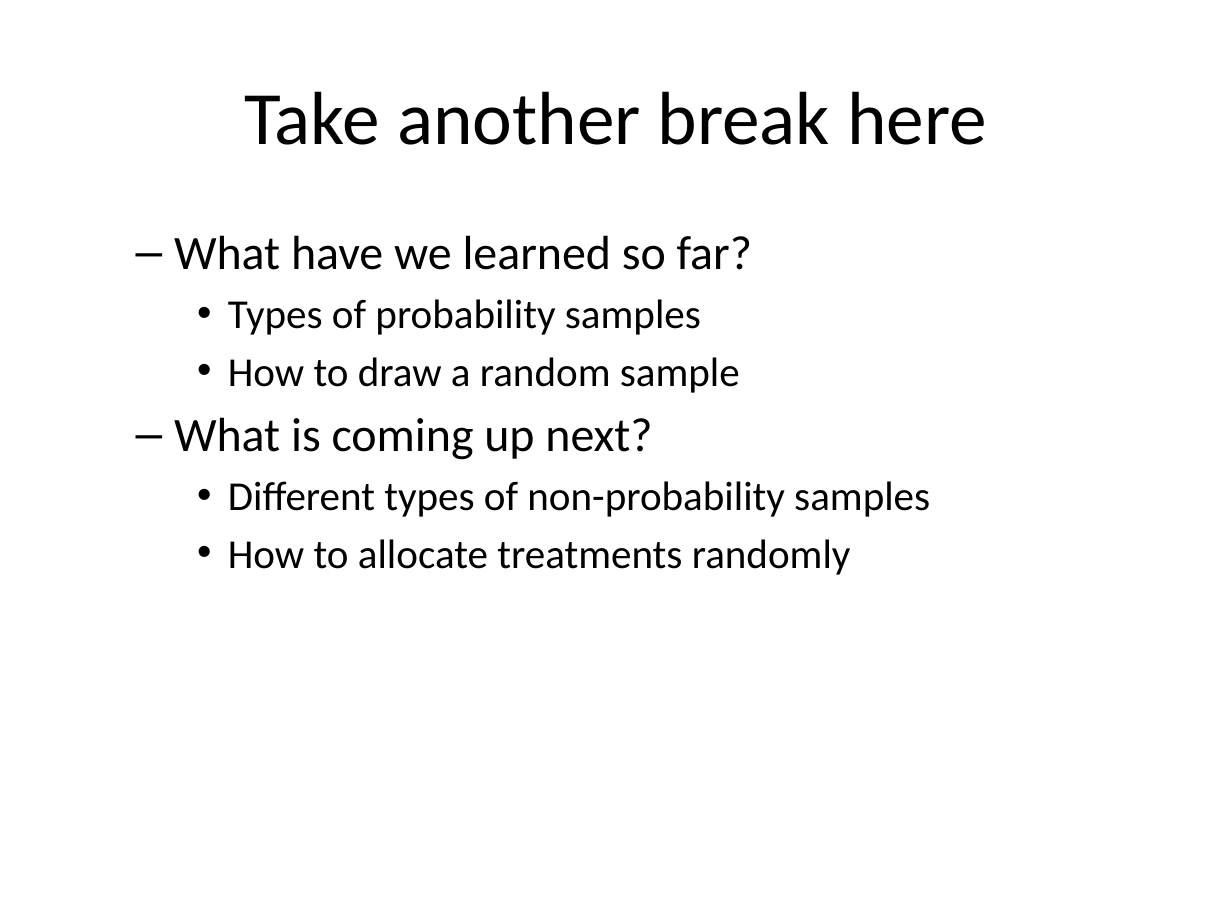
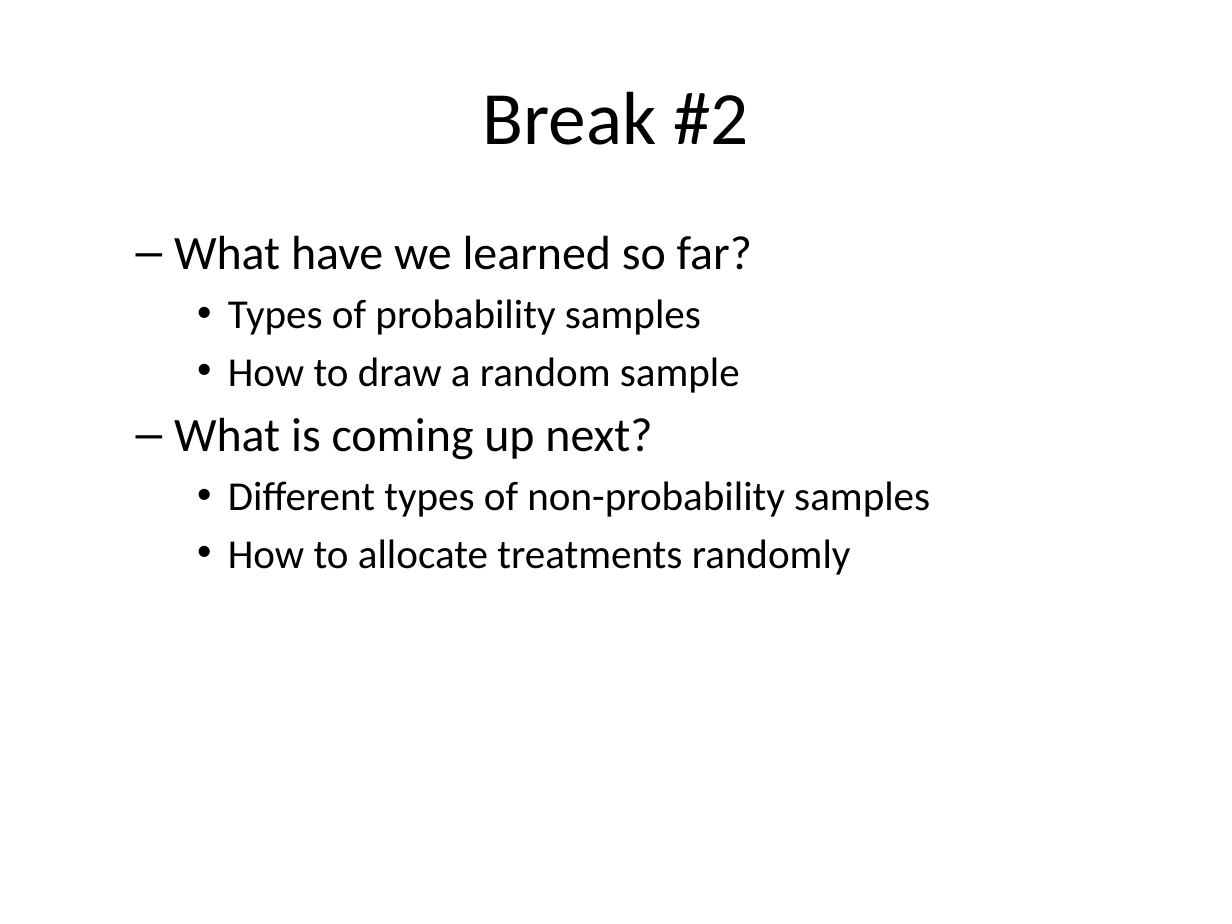
Before and after one commit to pmean/classes, a slide deck: slide 16 of clinical-research-methodology/results/video08-sampling.pptx. Drawn at 1232x924 pixels with LibreOffice and Linux fonts; fonts in the diff are those of the drawing. Boxes give left, top, right and bottom in pixels: in the first picture for what was removed or moved away, otherwise in the second. Text is boxed around its words. In the diff, an @@ line names an element or a change of style, - is before the commit and + after.

```diff
--- a/clinical-research-methodology/results/video08-sampling.pptx
+++ b/clinical-research-methodology/results/video08-sampling.pptx
@@ title at [483, 91, 749, 145]: text changed @@
-Take another break here
+Break #2
```
Also in this commit, not shown: 1 other slide changed, 1 slide added, 12 other files.
